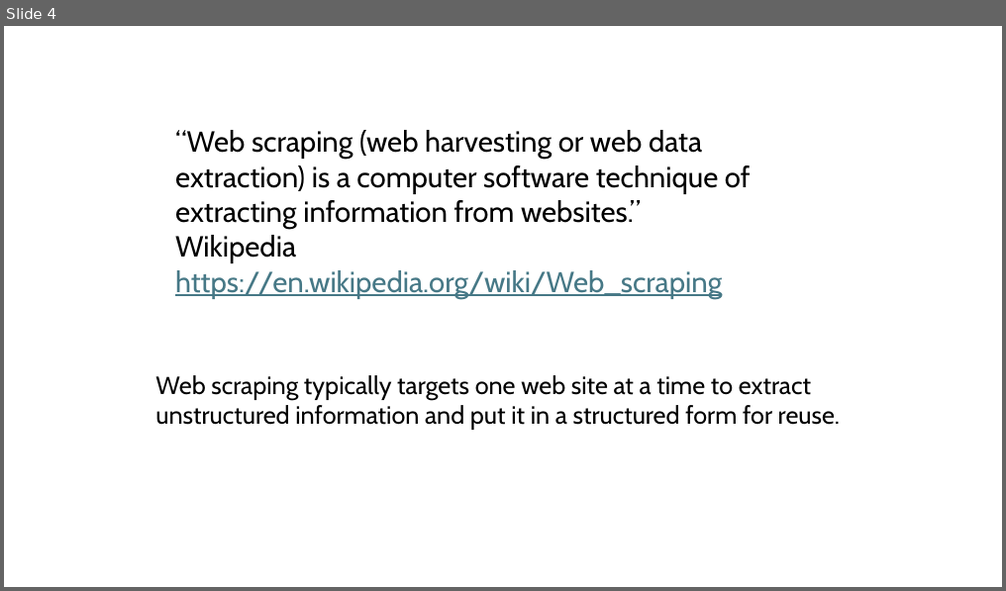
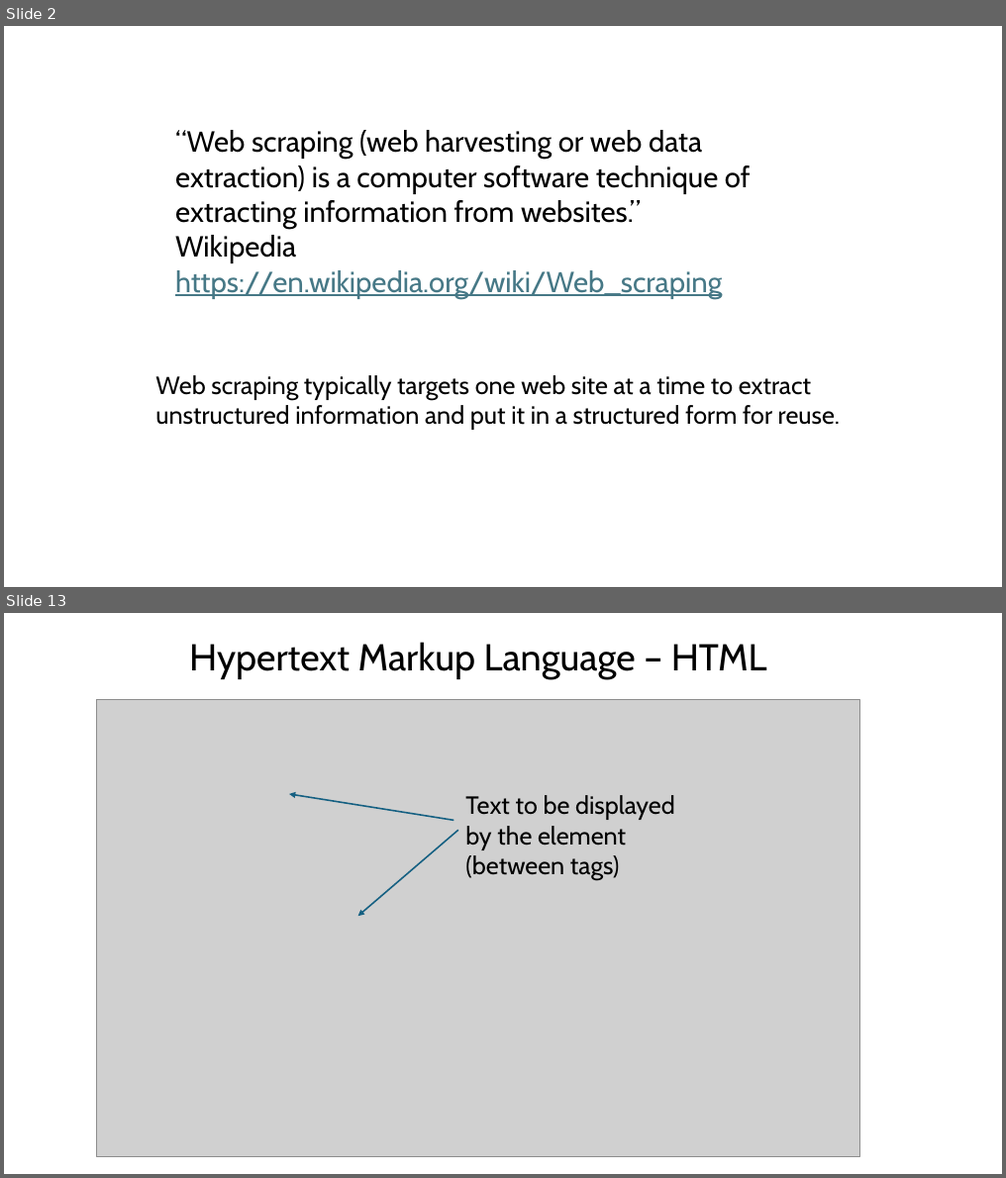
Before and after one commit to bham-carpentries/bham-introduction-to-webscraping, a slide deck: instructors/Introduction to Web Scraping.pptx. Shown one above the other, each under a label of ours: slide 4 before the commit, slides 2 and 13 after it; the slides between them are not shown. The pictures are 1006x591 and 1006x1178 pixels, drawn with LibreOffice and Linux fonts; fonts in the diff are those of the drawing; grey boxes stand for pictures. Boxes give left, top, right and bottom in pixels: in the first picture for what was removed or moved away, otherwise in the second. Text is boxed around its words. In the diff, an @@ line names an element or a change of style, - is before the commit and + after.

```diff
--- a/instructors/Introduction to Web Scraping.pptx
+++ b/instructors/Introduction to Web Scraping.pptx
@@ slide 13 added at [4,613,1002,1174], background #FFFFFF @@
@@ text added at [189,642,767,679], 36 pt, text #000000 @@
+Hypertext Markup Language – HTML
@@ picture added at [97,699,859,1157] @@
@@ arrow added from (453, 820) to (289, 794), #156082 1.5 pt @@
@@ text added at [465,795,675,880], 24 pt, text #000000 @@
+Text to be displayed by the element (between tags)
@@ arrow added from (458, 830) to (358, 916), #156082 1.5 pt @@
@@ what was slide 4 is now slide 2 @@
```
Also in this commit, not shown: 6 slides changed, 9 other slides added, 2 slides removed, 3 other files.
